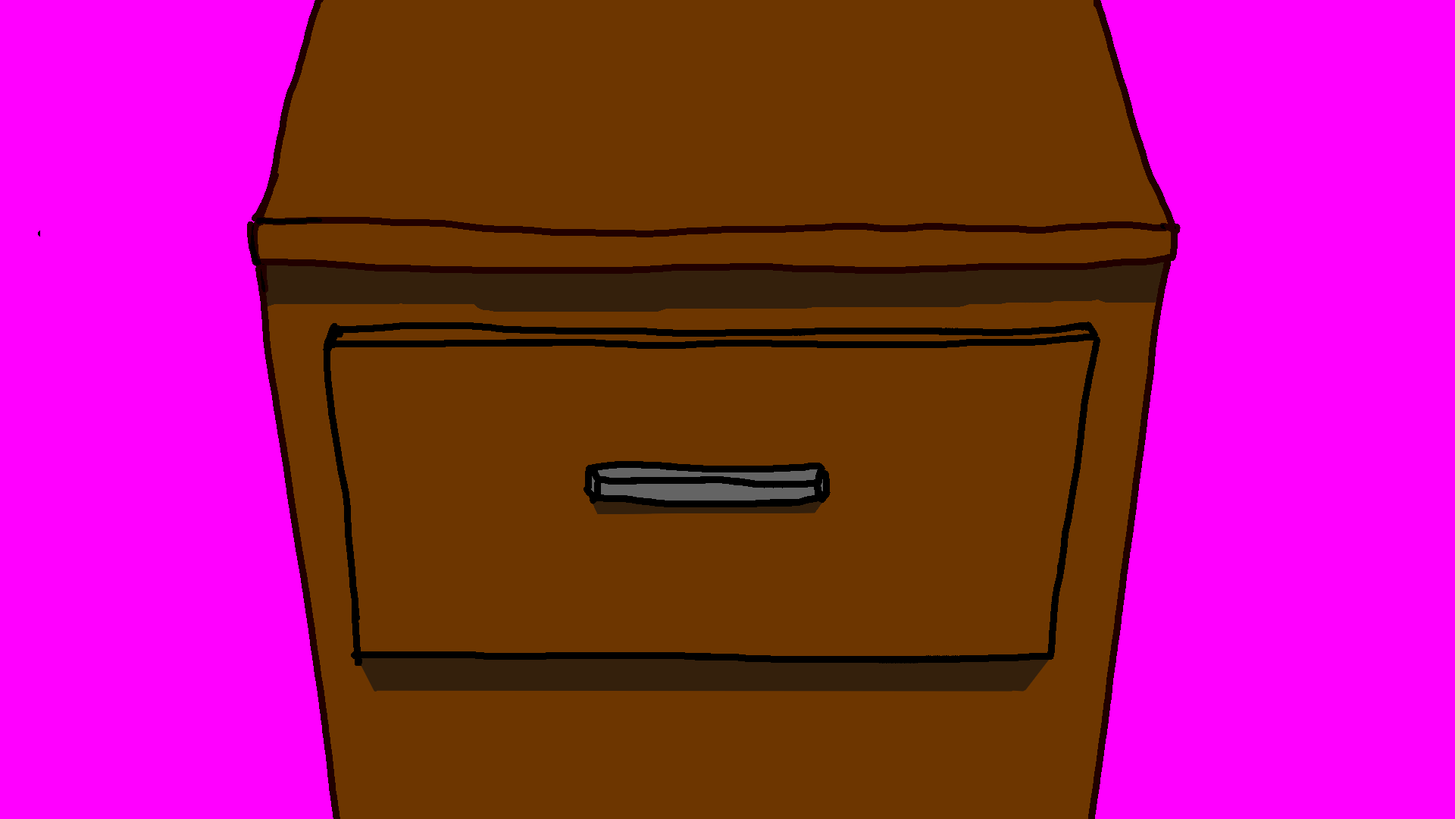
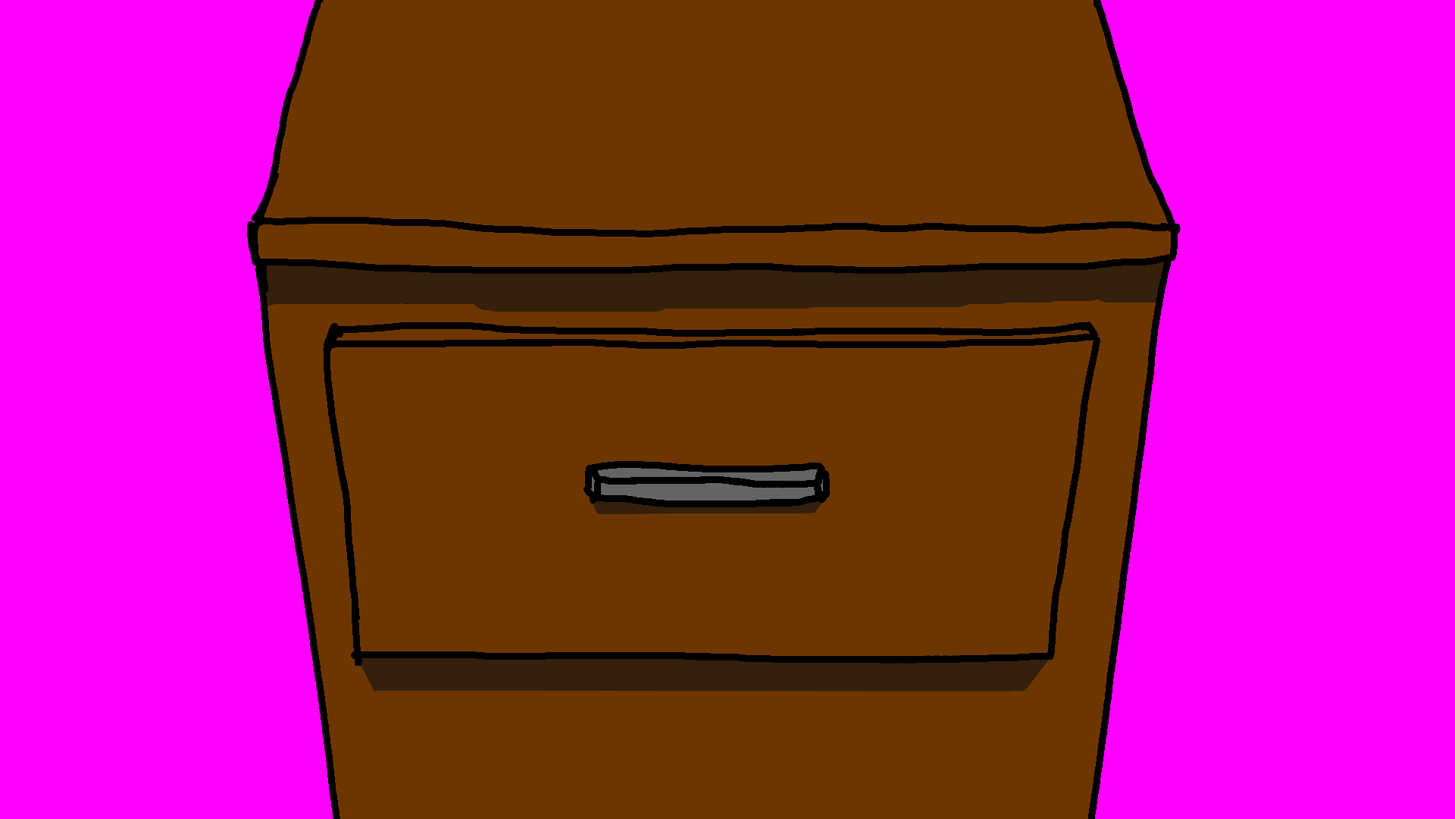
Two versions of the same layered image (w=1455, h=819). Layer-by-layer changes:
painted on "Drawer" over 37, 0, 1181, 819
painted on "Table" over 37, 0, 1181, 819
painted on "Drawer Shadow" over 37, 0, 1181, 819
painted on "Drawer Paint" over 37, 0, 1181, 819
painted on "Bacground" over 37, 0, 1181, 819
